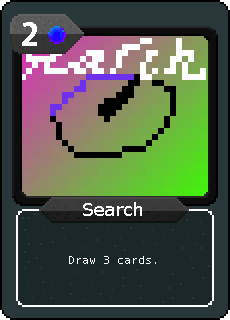
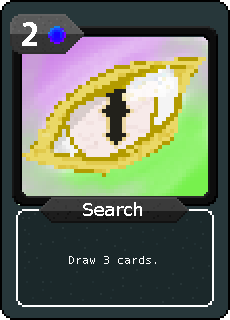
Revision of a layered w=230, h=320 image; what changed, layer by layer:
renamed "New layer #1" to "searchart.png", painted on it over [18, 36, 208, 205]
